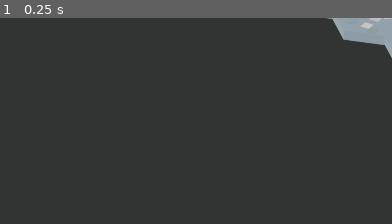
Above: before the commit, frame 1.
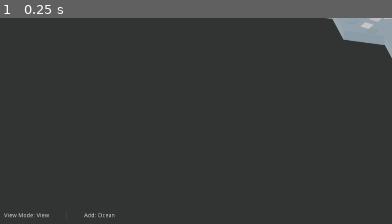
Above: after the commit, the same moment.

Repository: derUbermenk/IsoMapMaker
Game: Godot game, scene res://Scenes/Main/MapBuilder.tscn
The game is run twice, just before and just after one commit, with the same random seed, the same clock (stepped at 60 frames per second) and the same inputs. This scene is started directly instead of the project's main scene.
Inputs:
- Up to frame 1 (0.25 s): no input
The pictures show only the part of the screen within x 0-50%, y 50-100%; the shares and areas given below are measured in that part.

The runs differ from the first frame. In frame 1, 0.2% of the frame differs, in the area x 1-30%, y 94-98%.

Commit message:
add view and add mode indicators

Diff:
--- a/Scenes/Main/MapBuilder.tscn
+++ b/Scenes/Main/MapBuilder.tscn
@@ -160,4 +160,32 @@
 group = ExtResource( 3 )
 text = "Industrial"
 
+[node name="Modedebugger" type="HBoxContainer" parent="UI"]
+anchor_top = 1.0
+anchor_bottom = 1.0
+margin_left = 10.0
+margin_top = -29.0
+margin_right = 192.0
+margin_bottom = -10.0
+rect_min_size = Vector2( 200, 0 )
+custom_constants/separation = 40
+
+[node name="ViewMode" type="Label" parent="UI/Modedebugger"]
+margin_top = 2.0
+margin_right = 108.0
+margin_bottom = 16.0
+text = "View Mode: View"
+
+[node name="VSeparator" type="VSeparator" parent="UI/Modedebugger"]
+margin_left = 148.0
+margin_right = 152.0
+margin_bottom = 19.0
+
+[node name="AddMode" type="Label" parent="UI/Modedebugger"]
+margin_left = 192.0
+margin_top = 2.0
+margin_right = 266.0
+margin_bottom = 16.0
+text = "Add: Ocean"
+
 [node name="World" parent="." instance=ExtResource( 1 )]
--- a/Scenes/MapSupport/Tile.gd
+++ b/Scenes/MapSupport/Tile.gd
@@ -42,9 +42,6 @@
 	_set_tile_positions(x_, y_)
 	_set_tile_type(terrain_type_)
 
-
-	terrain_type = terrain_type_
-
 # set converted tile positions to screen coords from isometric plane
 	# and vertical offset values when hovering
 func _set_tile_positions(x_, y_):
